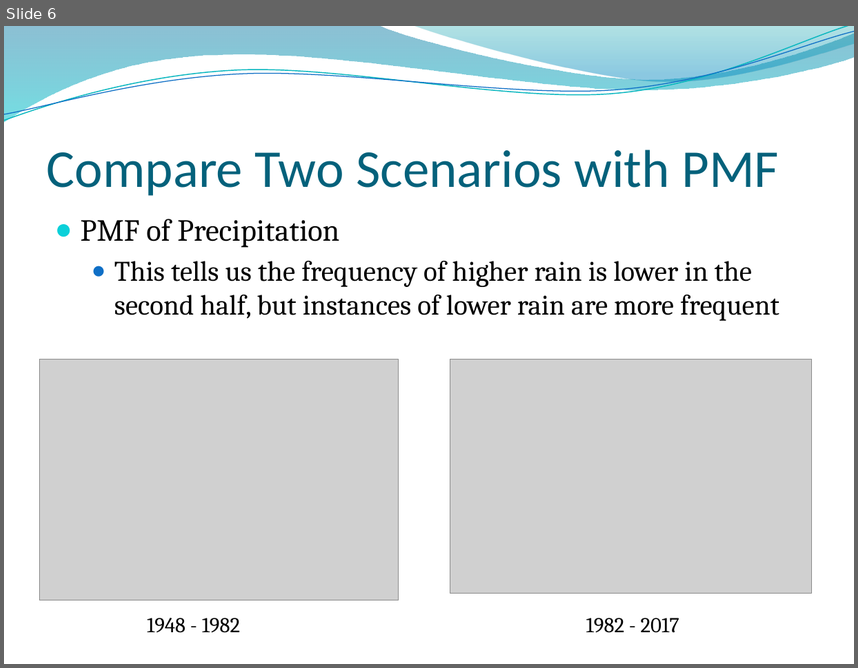
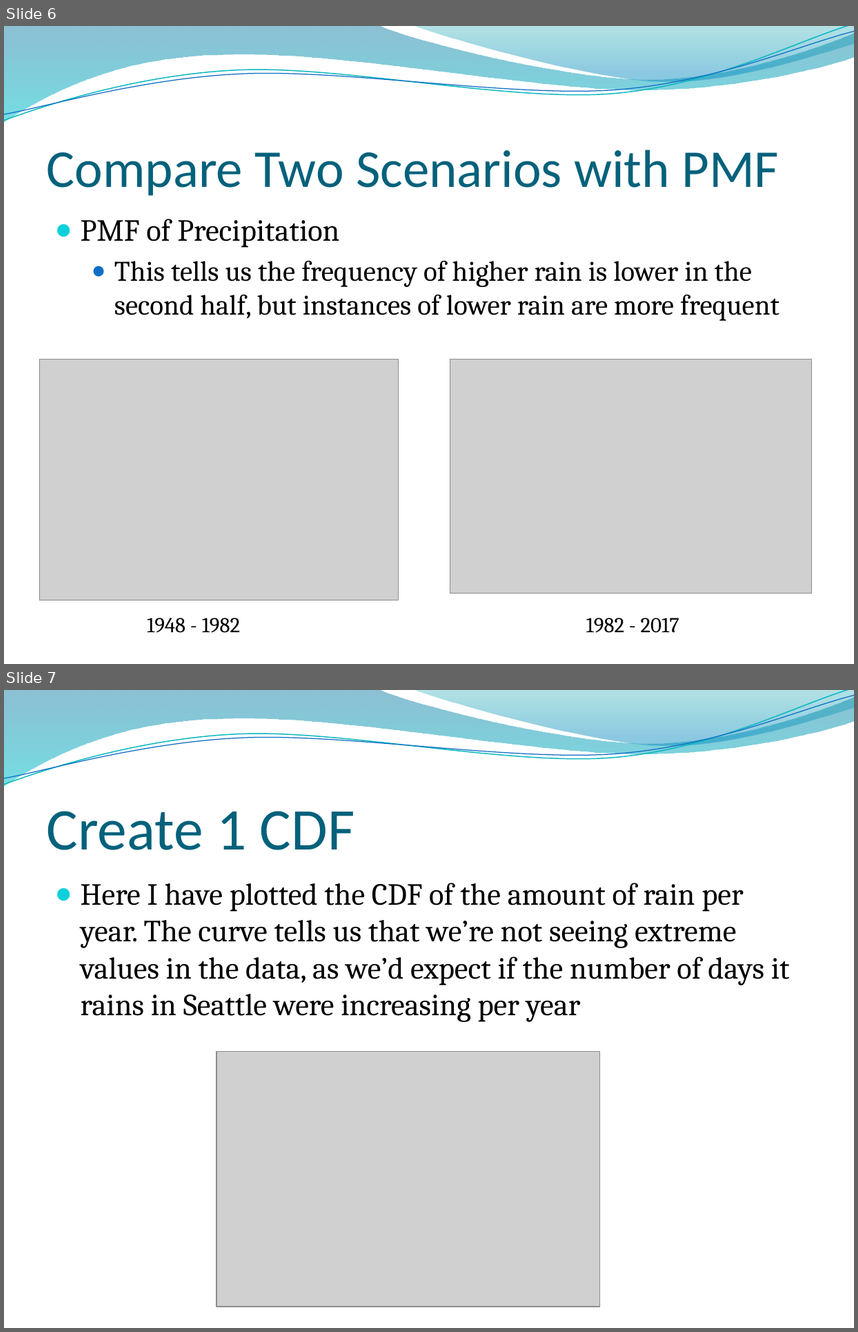
Before and after one commit to danjsiegel/530_Final, a slide deck: 530 Final.pptx. Shown one above the other, each under a label of ours: slide 6 before the commit, slides 6 and 7 after it. The pictures are 858x668 and 858x1332 pixels, drawn with LibreOffice and Linux fonts; fonts in the diff are those of the drawing; grey boxes stand for pictures; background and template pictures are left out. Boxes give left, top, right and bottom in pixels: in the first picture for what was removed or moved away, otherwise in the second. Text is boxed around its words. In the diff, an @@ line names an element or a change of style, - is before the commit and + after.

```diff
--- a/530 Final.pptx
+++ b/530 Final.pptx
@@ slide 7 added at bbox=[4, 690, 854, 1328], background picture (left out); not listed: 4 template elements that a slide beside it also shows @@
@@ title added at bbox=[47, 811, 355, 850], 50 pt, text #04617B @@
+Create 1 CDF
@@ text added at bbox=[81, 883, 790, 1022], 26 pt, text #000000 @@
+● Here I have plotted the CDF of the amount of rain per year. The curve tells us that we’re not seeing extreme values in the data, as we’d expect if the number of days it rains in Seattle were increasing per year
@@ picture added at bbox=[217, 1052, 600, 1306] @@
```
Also in this commit, not shown: 3 other slides added, 1 slide removed, 2 other files.
